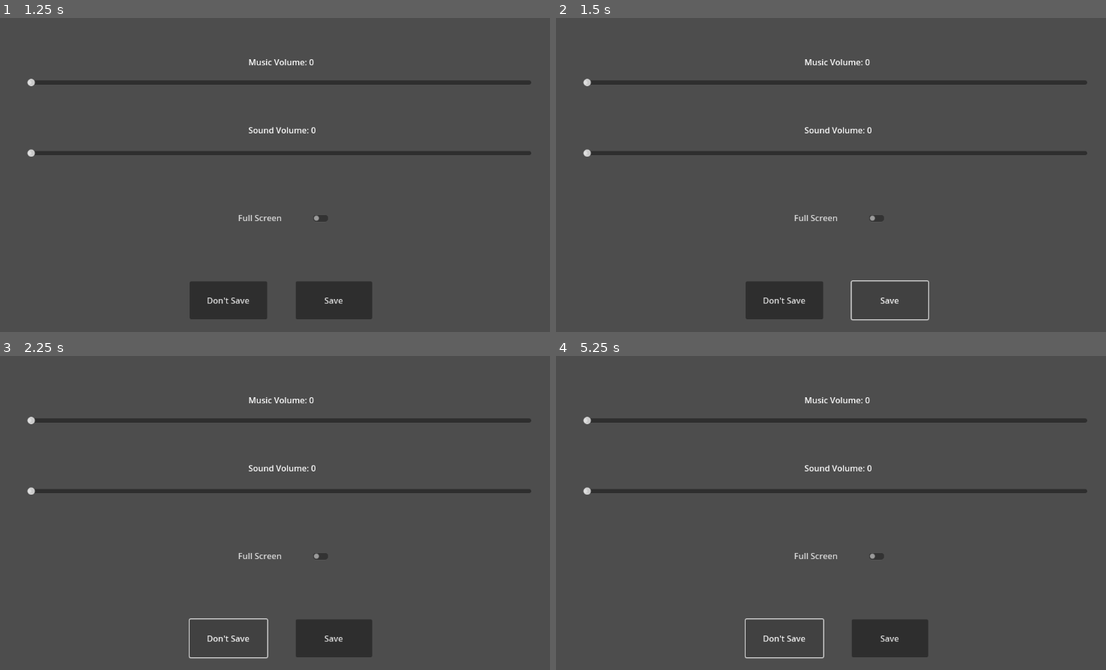
Above: before the commit, frames 1-4 (two rows, left to right).
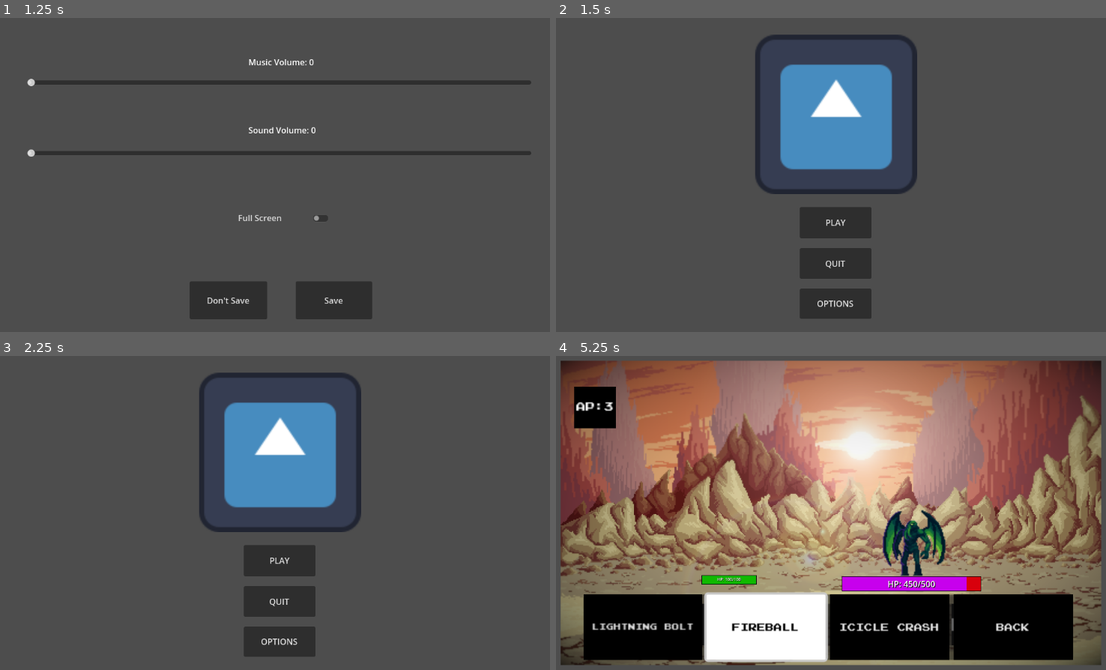
Above: after the commit, the same moments.

Repository: ElerosVecchio/OBL_TeamC
Game: Godot game, scene res://MainMenu/main_menu.tscn
The game is run twice, just before and just after one commit, with the same random seed, the same clock (stepped at 60 frames per second) and the same inputs. The engine's default icon, where the game draws it, is replaced by a stand-in: a white triangle on a blue panel in a dark square.
Inputs (mouse positions are in pixels of both pictures, inside the frame that each line leads up to):
- Up to frame 1 (1.25 s): click "OPTIONS" at 0.5 s
- Up to frame 2 (1.5 s): click "Save" at 1.25 s
- Up to frame 3 (2.25 s): click (231, 638) at 2 s, where only the run before the commit has a clickable "Don't Save"
- Up to frame 4 (5.25 s): click (836, 560) at 2.75 s, where only the run after the commit has a clickable "PLAY"; click (842, 556) at 3.5 s, where only the run before the commit has a clickable "Full Screen"; click (649, 626) at 4.25 s, where only the run after the commit has a clickable "Attacks"; click (765, 626) at 5 s, where only the run after the commit has a clickable "Defend"

Frame 1 is identical in both runs. In frame 2, 15% of the frame differs, in the area x 4-97%, y 5-97%; in frame 3, 15%; in frame 4, 94%, in the area x 0-100%, y 1-99%.

Commit message:
Menu Music Added and Bugs Fixed
I had to make some changes to the main menu and options menu script to get the audio to work, if this interferes with what anybody else was doing lmk and I'll help fix it

Diff:
--- a/Item scripts/ItemScene.gd
+++ b/Item scripts/ItemScene.gd
@@ -1,4 +1,4 @@
-extends Node2D
+extends Node
 
 func _input(event):
 	if event.is_action_pressed("ui_accept"):
--- a/MainMenu/main_menu.gd
+++ b/MainMenu/main_menu.gd
@@ -2,12 +2,6 @@
 
 
 @onready var tree = get_tree()
-
-
-# Placeholder for play button functionality
-func on_play_button_pressed():
-	print("PLAY button pressed.")
-
 
 # Placeholder for quit button functionality
 func on_quit_button_pressed():
@@ -25,3 +19,10 @@
 func open_options_menu():
 	var options_menu_scene = preload("res://MainMenu/options_menu.tscn")
 	tree.change_scene_to_packed(options_menu_scene)
+
+
+# Finished play button
+func _on_btn_play_pressed():
+	print("PLAY button pressed.")
+	var world_scene = preload("res://TurnBasedSystem&Scene/world.tscn")
+	get_tree().change_scene_to_packed(world_scene)
--- a/MainMenu/main_menu.tscn
+++ b/MainMenu/main_menu.tscn
@@ -1,8 +1,9 @@
-[gd_scene load_steps=4 format=3 uid="uid://cd0xyan3slpu3"]
+[gd_scene load_steps=5 format=3 uid="uid://cd0xyan3slpu3"]
 
 [ext_resource type="Script" path="res://MainMenu/main_menu.gd" id="1_j3xqe"]
 [ext_resource type="Texture2D" uid="uid://dpe0ckn6typcr" path="res://icon.svg" id="2_xy1mj"]
 [ext_resource type="Script" path="res://Item scripts/ItemScene.gd" id="3_e3sc7"]
+[ext_resource type="AudioStream" uid="uid://cdmhc07drpl7e" path="res://MainMenu/menu_music.mp3" id="4_8q8q6"]
 
 [node name="MainMenu" type="Node2D"]
 position = Vector2(577, 463)
@@ -70,6 +71,11 @@
 [node name="Item generation scene" type="Node" parent="."]
 script = ExtResource("3_e3sc7")
 
-[connection signal="pressed" from="MainMenuCanvas/btn_play" to="." method="on_play_button_pressed"]
+[node name="AudioStreamPlayer" type="AudioStreamPlayer" parent="."]
+stream = ExtResource("4_8q8q6")
+autoplay = true
+bus = &"Music"
+
+[connection signal="pressed" from="MainMenuCanvas/btn_play" to="." method="_on_btn_play_pressed"]
 [connection signal="pressed" from="MainMenuCanvas/btn_quit" to="." method="on_quit_button_pressed"]
 [connection signal="pressed" from="MainMenuCanvas/btn_options" to="." method="on_options_button_pressed"]
--- a/MainMenu/options_menu.gd
+++ b/MainMenu/options_menu.gd
@@ -4,6 +4,12 @@
 var music_volume_label : Label
 var sound_volume_label : Label
 
+# Variables used to adjust the audio levels:
+var music_bus = AudioServer.get_bus_index("Music")
+var sound_effects_bus = AudioServer.get_bus_index("SoundEffects")
+
+var new_music_volume = AudioServer.get_bus_volume_db(AudioServer.get_bus_index("Music"))
+var new_sound_volume = AudioServer.get_bus_volume_db(AudioServer.get_bus_index("SoundEffects"))
 
 func _ready():
 	# Assign labels from scene
@@ -14,11 +20,19 @@
 # Placeholder for music volume change functionality
 func on_music_volume_changed(value):
 	music_volume_label.text = "Music Volume: " + str(int(value))
+	new_music_volume = value*3/10-30 #Value adjusted for technical purposes
+	AudioServer.set_bus_volume_db(music_bus, (value*3/10-30))
+
 
 
 # Placeholder for sound volume change functionality
 func on_sound_volume_changed(value):
 	sound_volume_label.text = "Sound Volume: " + str(int(value))
+	AudioServer.set_bus_volume_db(sound_effects_bus, (value*3/10-30))
+	if value == 0:
+		AudioServer.set_bus_mute(sound_effects_bus, true)
+	else:
+		AudioServer.set_bus_mute(sound_effects_bus, false)
 
 
 # Placeholder for fullscreen toggle functionality
@@ -31,17 +45,30 @@
 
 # Save and use changed options
 func on_save_options_changed():
+	# Music volume
+	AudioServer.set_bus_volume_db(music_bus, new_music_volume)
+	if new_music_volume == -30:
+		AudioServer.set_bus_mute(music_bus, true)
+	else:
+		AudioServer.set_bus_mute(music_bus, false)
+
+	# Sound volume
+	AudioServer.set_bus_volume_db(sound_effects_bus, new_sound_volume)
+	if new_sound_volume == -30:
+		AudioServer.set_bus_mute(sound_effects_bus, true)
+	else:
+		AudioServer.set_bus_mute(sound_effects_bus, false)
+
 	print("Changed to new options")
-	# open_main_menu()
+	open_main_menu()
 
 
 # Don't save changed options and keep previous
 func on_dont_save_options_changed():
 	print("Keep previous options")
-	# open_main_menu()
+	open_main_menu()
 
 
-# Return to main menu // TODO
+# Return to main menu
 func open_main_menu():
-	var main_menu_scene = preload("res://MainMenu/main_menu.tscn")
-	get_tree().change_scene_to_packed(main_menu_scene)
+	get_tree().change_scene_to_file("res://MainMenu/main_menu.tscn")
--- a/TurnBasedSystem&Scene/bbeg.tscn
+++ b/TurnBasedSystem&Scene/bbeg.tscn
@@ -1,7 +1,6 @@
-[gd_scene load_steps=45 format=3 uid="uid://catqsg4w04yqc"]
-
-[ext_resource type="Texture2D" uid="uid://cdix5s5pq4bo" path="res://Sprites/cthulu_192x112_SpriteSheet.png" id="1_h6hrm"]
-[ext_resource type="FontFile" uid="uid://bn23liymug5ut" path="res://Super Mario Bros. NES.ttf" id="2_qdewd"]
+[gd_scene load_steps=44 format=3 uid="uid://catqsg4w04yqc"]
+
+[ext_resource type="Texture2D" uid="uid://cdix5s5pq4bo" path="res://TurnBasedSystem&Scene/Placeholder Sprites/cthulu_192x112_SpriteSheet.png" id="1_h6hrm"]
 
 [sub_resource type="AtlasTexture" id="AtlasTexture_c4x0y"]
 atlas = ExtResource("1_h6hrm")
@@ -343,7 +342,6 @@
 grow_horizontal = 2
 grow_vertical = 2
 theme_override_colors/font_shadow_color = Color(0, 0, 0, 1)
-theme_override_fonts/font = ExtResource("2_qdewd")
 text = "HP: 300/300"
 horizontal_alignment = 1
 vertical_alignment = 1
--- a/TurnBasedSystem&Scene/hero.tscn
+++ b/TurnBasedSystem&Scene/hero.tscn
@@ -1,78 +1,57 @@
-[gd_scene load_steps=26 format=3 uid="uid://bmmai14isviqg"]
-
-[ext_resource type="Texture2D" uid="uid://ddve2a45mbfw5" path="res://AnimationSheet_Character.png" id="1_mj00x"]
-[ext_resource type="FontFile" uid="uid://bn23liymug5ut" path="res://Super Mario Bros. NES.ttf" id="2_0ucie"]
+[gd_scene load_steps=24 format=3 uid="uid://bmmai14isviqg"]
 
 [sub_resource type="AtlasTexture" id="AtlasTexture_ts2vl"]
-atlas = ExtResource("1_mj00x")
 region = Rect2(0, 256, 32, 32)
 
 [sub_resource type="AtlasTexture" id="AtlasTexture_0b8jw"]
-atlas = ExtResource("1_mj00x")
 region = Rect2(32, 256, 32, 32)
 
 [sub_resource type="AtlasTexture" id="AtlasTexture_kliiu"]
-atlas = ExtResource("1_mj00x")
 region = Rect2(64, 256, 32, 32)
 
 [sub_resource type="AtlasTexture" id="AtlasTexture_wdmbt"]
-atlas = ExtResource("1_mj00x")
 region = Rect2(96, 256, 32, 32)
 
 [sub_resource type="AtlasTexture" id="AtlasTexture_tch6n"]
-atlas = ExtResource("1_mj00x")
 region = Rect2(128, 256, 32, 32)
 
 [sub_resource type="AtlasTexture" id="AtlasTexture_2hahs"]
-atlas = ExtResource("1_mj00x")
 region = Rect2(160, 256, 32, 32)
 
 [sub_resource type="AtlasTexture" id="AtlasTexture_ejxq0"]
-atlas = ExtResource("1_mj00x")
 region = Rect2(192, 256, 32, 32)
 
 [sub_resource type="AtlasTexture" id="AtlasTexture_jnnht"]
-atlas = ExtResource("1_mj00x")
 region = Rect2(224, 256, 32, 32)
 
 [sub_resource type="AtlasTexture" id="AtlasTexture_3oqx3"]
-atlas = ExtResource("1_mj00x")
 region = Rect2(0, 224, 32, 32)
 
 [sub_resource type="AtlasTexture" id="AtlasTexture_eudra"]
-atlas = ExtResource("1_mj00x")
 region = Rect2(32, 224, 32, 32)
 
 [sub_resource type="AtlasTexture" id="AtlasTexture_b2ok0"]
-atlas = ExtResource("1_mj00x")
 region = Rect2(64, 224, 32, 32)
 
 [sub_resource type="AtlasTexture" id="AtlasTexture_dv7wp"]
-atlas = ExtResource("1_mj00x")
 region = Rect2(96, 224, 32, 32)
 
 [sub_resource type="AtlasTexture" id="AtlasTexture_q3j1i"]
-atlas = ExtResource("1_mj00x")
 region = Rect2(128, 224, 32, 32)
 
 [sub_resource type="AtlasTexture" id="AtlasTexture_apmti"]
-atlas = ExtResource("1_mj00x")
 region = Rect2(160, 224, 32, 32)
 
 [sub_resource type="AtlasTexture" id="AtlasTexture_gmaw4"]
-atlas = ExtResource("1_mj00x")
 region = Rect2(192, 224, 32, 32)
 
 [sub_resource type="AtlasTexture" id="AtlasTexture_wlgs5"]
-atlas = ExtResource("1_mj00x")
 region = Rect2(224, 224, 32, 32)
 
 [sub_resource type="AtlasTexture" id="AtlasTexture_m5tp0"]
-atlas = ExtResource("1_mj00x")
 region = Rect2(0, 0, 32, 32)
 
 [sub_resource type="AtlasTexture" id="AtlasTexture_rqldq"]
-atlas = ExtResource("1_mj00x")
 region = Rect2(32, 0, 32, 32)
 
 [sub_resource type="SpriteFrames" id="SpriteFrames_l77hm"]
@@ -202,7 +181,6 @@
 grow_vertical = 2
 scale = Vector2(0.5, 0.5)
 theme_override_colors/font_shadow_color = Color(0, 0, 0, 1)
-theme_override_fonts/font = ExtResource("2_0ucie")
 text = "HP: 100/100"
 horizontal_alignment = 1
 vertical_alignment = 1
Not shown, added: MainMenu/menu_music.mp3.import
Not shown, added: MainMenu/menu_music.mp3
